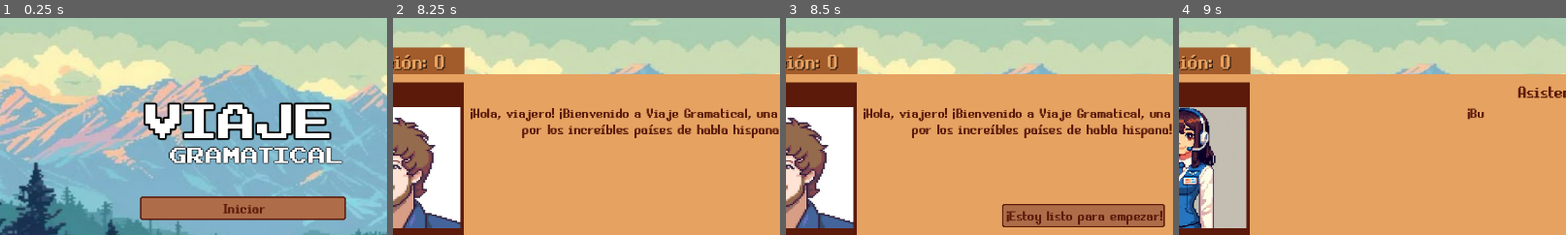
Above: before the commit, frames 1-4 (left to right).
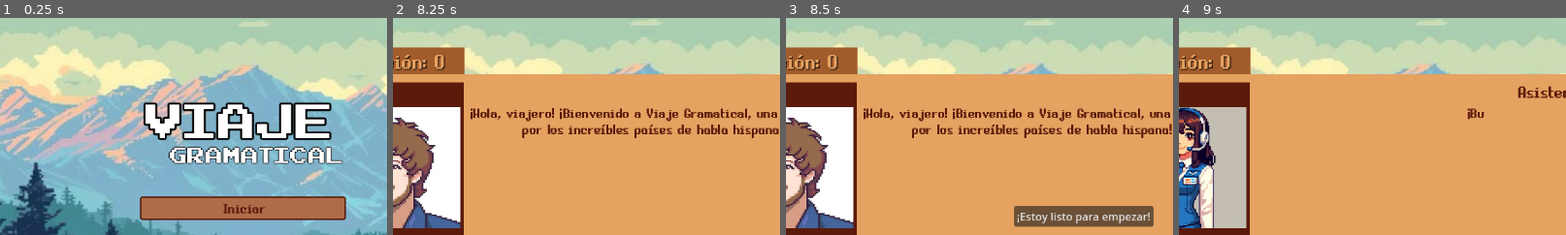
Above: after the commit, the same moments.

Repository: asvsz/viaje-gramatical
Game: Godot game, scene res://main.tscn
Two runs of this game, one before a commit and one after it. Both use one fixed random seed, a clock stepped at 60 frames per second and the inputs below.
Inputs:
- Up to frame 1 (0.25 s): no input
- Up to frame 2 (8.25 s): click "Iniciar" at 0.5 s; tap Enter (ui_accept) at 1.25, 1.52, 2.27, 3.77, 4.52, 5.27, 5.75, 6.77, 7.25, 7.52, 8 s
- Up to frame 3 (8.5 s): tap Enter (ui_accept) at 8.27 s
- Up to frame 4 (9 s): click "¡Estoy listo para empezar!" at 8.75 s
The pictures show only the part of the screen within x 19-69%, y 12-61%; the shares and areas given below are measured in that part.

Frames 1-2 are identical in both runs. In frame 3, 4.5% of the frame differs, in the area x 55-98%, y 85-97%; in frame 4, nothing differs.

Commit message:
feat: criação do sistema de pontuação

Diff:
--- a/scenes/dialogo.tscn
+++ b/scenes/dialogo.tscn
@@ -104,12 +104,6 @@
 theme_override_font_sizes/normal_font_size = 24
 text = "kdsjfdskjfhkjdshkfjhsd"
 
-[node name="Button" type="Button" parent="ColorRect/HBoxContainer/VBoxContainer"]
-clip_contents = true
-layout_mode = 2
-text = "som
-"
-
 [node name="VBoxContainer" type="VBoxContainer" parent="ColorRect/HBoxContainer/VBoxContainer"]
 visible = false
 layout_mode = 2
@@ -117,15 +111,19 @@
 
 [node name="Button" type="Button" parent="ColorRect/HBoxContainer/VBoxContainer/VBoxContainer"]
 layout_mode = 2
-theme = ExtResource("4_c3u86")
 
 [node name="Button2" type="Button" parent="ColorRect/HBoxContainer/VBoxContainer/VBoxContainer"]
 layout_mode = 2
-theme = ExtResource("4_c3u86")
 
 [node name="Button3" type="Button" parent="ColorRect/HBoxContainer/VBoxContainer/VBoxContainer"]
 layout_mode = 2
-theme = ExtResource("4_c3u86")
+
+[node name="Button" type="Button" parent="ColorRect/HBoxContainer/VBoxContainer"]
+visible = false
+clip_contents = true
+layout_mode = 2
+text = "som
+"
 
 [node name="TextEdit" type="TextEdit" parent="ColorRect/HBoxContainer/VBoxContainer"]
 visible = false
--- a/scripts/dialogo.gd
+++ b/scripts/dialogo.gd
@@ -28,10 +28,6 @@
 	_choices = $ColorRect/HBoxContainer/VBoxContainer/VBoxContainer
 	_audio_player = $ColorRect/HBoxContainer/VBoxContainer/AudioStreamPlayer
 	_text_input = $ColorRect/HBoxContainer/VBoxContainer/TextEdit
-
-	_replay_button.custom_minimum_size = Vector2(90, 32)
-	_replay_button.size_flags_horizontal = Control.SIZE_SHRINK_CENTER
-	_replay_button.size_flags_vertical = Control.SIZE_SHRINK_CENTER
 
 	_choices.alignment = BoxContainer.ALIGNMENT_CENTER
 	_choices.add_theme_constant_override("separation", 10)
@@ -102,7 +98,7 @@
 		_audio_player.stream = audio_stream
 		_audio_player.play()
 		_replay_button.visible = true
-
+		await _audio_player.finished
 
 	if dialog_data.has("text_input"):
 		_text_input.visible = true
